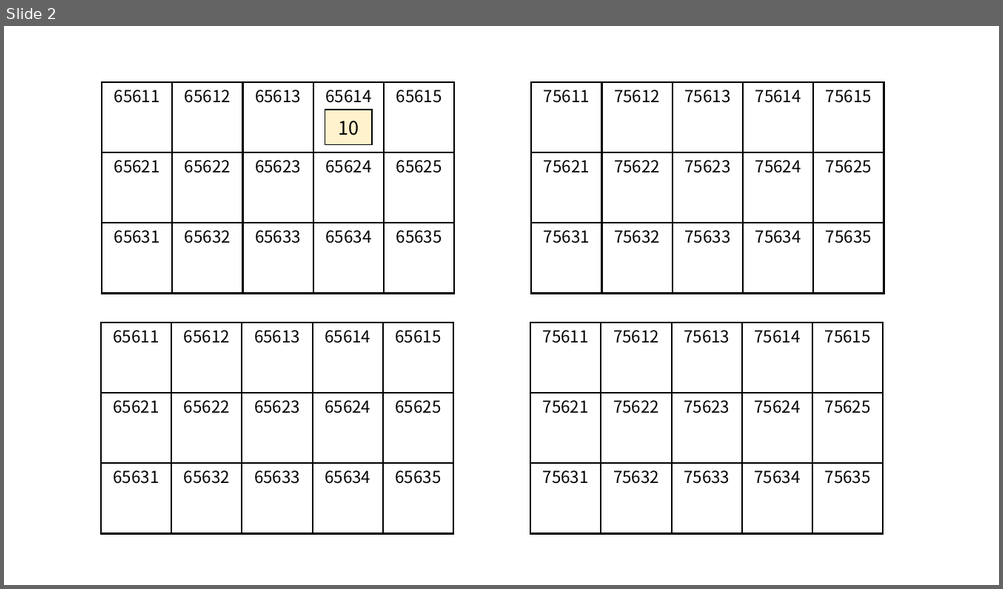
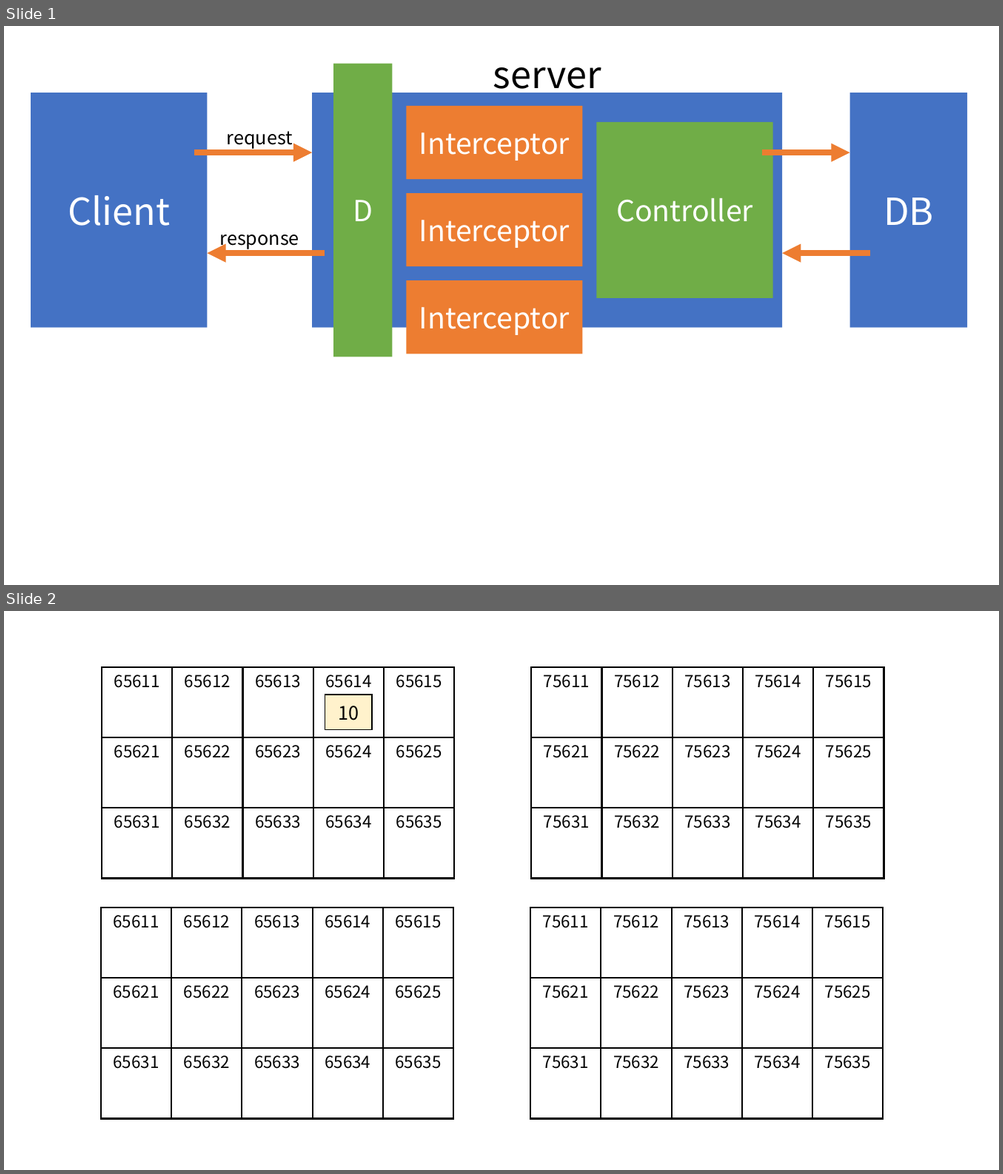
Before and after one commit to ho8566z/daily_log, a slide deck: notion/create_notion_img.pptx. Shown one above the other, each under a label of ours: slide 2 before the commit, slides 1 and 2 after it. The pictures are 1003x589 and 1003x1174 pixels, drawn with LibreOffice and Linux fonts; fonts in the diff are those of the drawing. Boxes give left, top, right and bottom in pixels: in the first picture for what was removed or moved away, otherwise in the second. Text is boxed around its words. In the diff, an @@ line names an element or a change of style, - is before the commit and + after.

```diff
--- a/notion/create_notion_img.pptx
+++ b/notion/create_notion_img.pptx
@@ slide 1 added at [4, 26, 999, 585], background #FFFFFF @@
@@ group added at [31, 63, 967, 358]: 8 rectangles, 4 arrows, 3 texts @@
+Client
+DB
+server
+D
+Interceptor
+Interceptor
+Interceptor
+Controller
+request
+response
```
Also in this commit, not shown: 1 slide removed, 13 other files.
